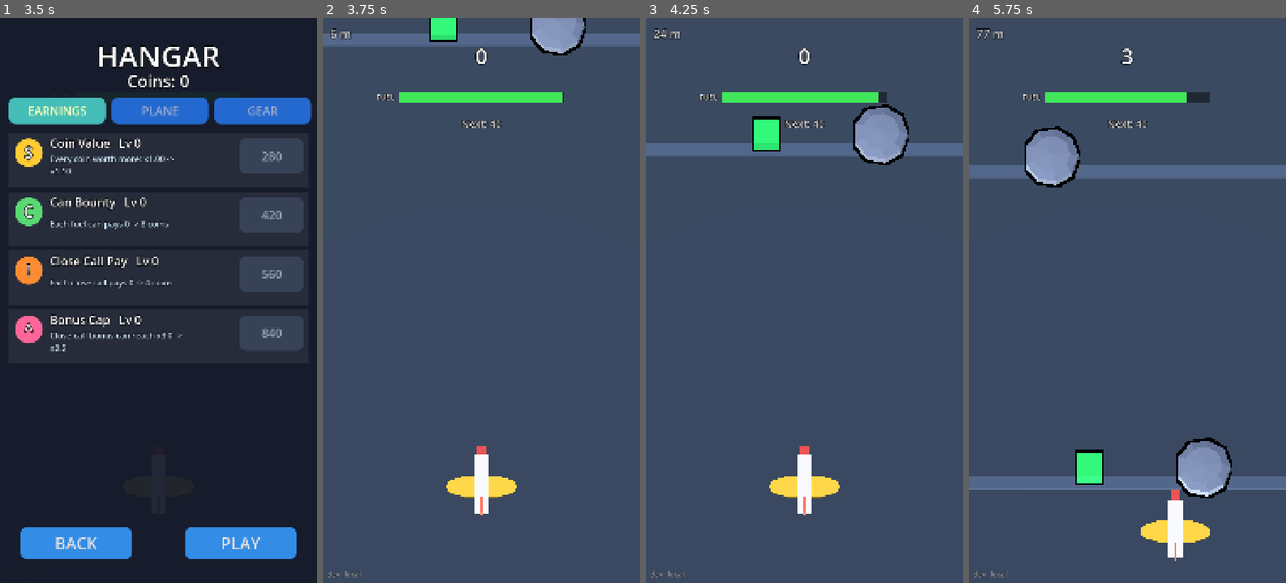
Above: before the commit, frames 1-4 (left to right).
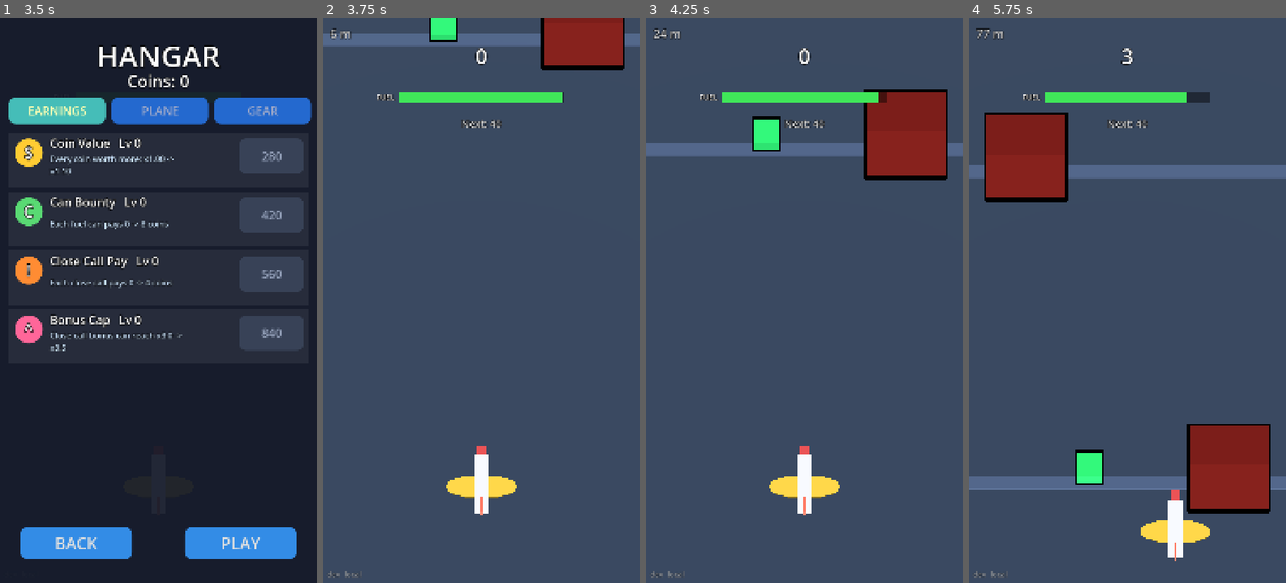
Above: after the commit, the same moments.

Repository: Hotshotted/sky-dodge
Game: Godot game, scene res://scenes/main.tscn
Two runs of this game, one before a commit and one after it. Both use one fixed random seed, a clock stepped at 60 frames per second and the inputs below.
Inputs (mouse positions are in pixels of both pictures, inside the frame that each line leads up to):
- Up to frame 1 (3.5 s): click "PLAY" at 0.5 s; click "PLAY" at 1.25 s; click "Countryside x1 coins Best 0 m…" at 2 s; click "HANGAR" at 2.75 s
- Up to frame 2 (3.75 s): click "PLAY" at 3.5 s
- Up to frame 3 (4.25 s): no input
- Up to frame 4 (5.75 s): move the mouse to (1197, 272) at 4.27 s; click (1197, 272) at 4.42 s; drag from (1064, 328) to (1111, 413) at 5.02 s

Frame 1 is identical in both runs. In frame 2, 2.6% of the frame differs, in the area x 65-96%, y 0-10%; in frame 3, 4.4%; in frame 4, 8.8%, in the area x 4-96%, y 16-88%.

Commit message:
Countryside intensity waves: CALM, BUILD, PEAK, BREATHER cycle with rising difficulty, can/hay multipliers per phase; ?tune shows pattern and phase, button cycles phases
Co-Authored-By: Claude Sonnet 5.5 <noreply@anthropic.com>
Claude-Session: https://claude.ai/code/session_01VXGMnPLKttRReKrjaHu4gF

Diff:
--- a/scripts/Spawner.gd
+++ b/scripts/Spawner.gd
@@ -233,6 +233,10 @@
 	_pat = {}
 	_pat_row = 0
 	pattern_name = ""
+	wave_phase = 0
+	wave_cycle = 0
+	_wave_start = 0.0
+	_wave_apply()
 	_safe_col = Tuning.column_count / 2
 	for i in Tuning.column_count:
 		_prev_open.append(true)  # first row may use any column
@@ -655,6 +659,42 @@
 
 var wave_can_mult := 1.0            # the intensity wave scales how many cans / hay bales the slots give
 var wave_hay_mult := 1.0
+const WAVE_NAMES := ["CALM", "BUILD", "PEAK", "BREATHER"]
+var wave_phase := 0
+var wave_cycle := 0                 # finished CALM-BUILD-PEAK-BREATHER rounds this run
+var _wave_start := 0.0              # run_time when the current phase began
+
+func wave_name() -> String:
+	return "%s #%d" % [WAVE_NAMES[wave_phase], wave_cycle + 1]
+
+## Phases change when a new pattern is about to be chosen (catching up if time jumped).
+func _wave_update() -> void:
+	var guard := 0
+	while guard < 64 and run_time - _wave_start >= Tuning.wave_seconds[wave_phase]:
+		_wave_start += Tuning.wave_seconds[wave_phase]
+		_wave_step()
+		guard += 1
+
+func _wave_step() -> void:
+	wave_phase = (wave_phase + 1) % WAVE_NAMES.size()
+	if wave_phase == 0:
+		wave_cycle += 1
+	_wave_apply()
+
+func _wave_apply() -> void:
+	wave_can_mult = Tuning.wave_can[wave_phase]
+	wave_hay_mult = Tuning.wave_hay[wave_phase]
+
+## ?tune button: jump to the next phase now (the pattern after the current one comes from it).
+func cycle_wave() -> void:
+	_wave_step()
+	_wave_start = run_time
+	_pat = {}
+
+## The pattern difficulty range of the current phase (rises with every finished cycle, except in the BREATHER).
+func wave_range() -> Vector2:
+	var rise := Tuning.wave_rise * wave_cycle if wave_phase != 3 else 0.0
+	return Vector2(minf(Tuning.wave_diff_lo[wave_phase] + rise, 5.0), minf(Tuning.wave_diff_hi[wave_phase] + rise, 5.0))
 
 ## Which columns this row's things block (for Lucky Whiskers cans, cloud fairness and the safe path).
 func _kit_open_flags(row: Row, open: Array[bool]) -> void:
@@ -682,38 +722,45 @@
 	if not open.has(true):   # (never a fully blocked row on paper: the widest gap stays "open")
 		open[open.size() / 2] = true
 
-## The next pattern: difficulty follows the run (a gentle rise; the intensity waves steer it), only patterns built for
-## the current scroll speed, never the same one twice in a row. ?pattern=<name> repeats one pattern.
+## The next pattern, from the current wave phase: its difficulty range, only patterns built for the current scroll speed,
+## never the same one twice in a row. ?pattern=<name> repeats one pattern (the phases still run).
 func _choose_pattern() -> Dictionary:
+	_wave_update()
 	if DebugFlags.pattern != "":
 		var forced := Patterns.find(DebugFlags.pattern)
 		if not forced.is_empty():
 			return forced
-	var target := clampf(1.0 + run_time / 40.0, 1.0, 5.0)
-	var pool: Array[Dictionary] = []
-	var weights: Array[float] = []
+	var rng := wave_range()
+	var slack := 0.5
+	while slack < 6.0:
+		var pool: Array[Dictionary] = []
+		var weights: Array[float] = []
+		for p in Patterns.all():
+			if p["name"] == _pat_last or float(p["diff"]) < rng.x - slack or float(p["diff"]) > rng.y + slack:
+				continue
+			if scroll_speed < float(p["speed"][0]) - 1.0 or scroll_speed > float(p["speed"][1]):
+				continue
+			pool.append(p)
+			var w := 1.0 + 0.5 * (float(p["diff"]) - rng.x)
+			if wave_phase == 3 and Patterns.has_tag(p, "calm"):
+				w *= 4.0   # the breather is nearly empty
+			weights.append(maxf(w, 0.1))
+		if not pool.is_empty():
+			var total := 0.0
+			for w in weights:
+				total += w
+			var roll := randf() * total
+			for i in pool.size():
+				roll -= weights[i]
+				if roll <= 0.0:
+					return pool[i]
+			return pool[-1]
+		slack += 1.0
+	var best: Dictionary = {}   # faster than anything built for: the pattern that holds up best at speed
 	for p in Patterns.all():
-		if p["name"] == _pat_last:
-			continue
-		if scroll_speed < float(p["speed"][0]) - 1.0 or scroll_speed > float(p["speed"][1]):
-			continue
-		pool.append(p)
-		weights.append(maxf(0.1, 2.0 - absf(float(p["diff"]) - target)))
-	if pool.is_empty():   # faster than anything built for: the patterns that hold up best at speed
-		var best: Dictionary = {}
-		for p in Patterns.all():
-			if best.is_empty() or float(p["speed"][1]) > float(best["speed"][1]):
-				best = p
-		return best
-	var total := 0.0
-	for w in weights:
-		total += w
-	var roll := randf() * total
-	for i in pool.size():
-		roll -= weights[i]
-		if roll <= 0.0:
-			return pool[i]
-	return pool[-1]
+		if best.is_empty() or float(p["speed"][1]) > float(best["speed"][1]):
+			best = p
+	return best
 
 func _place_can(row: Row, x: float) -> void:
 	row.has_can = true
--- a/scripts/TunePanel.gd
+++ b/scripts/TunePanel.gd
@@ -60,6 +60,7 @@
 var _button: Button
 var _panel: Control
 var _out: Label
+var _status: Label                # top-left: the pattern being played and the wave phase
 
 func _init() -> void:
 	process_mode = Node.PROCESS_MODE_ALWAYS   # keeps working while the game is paused
@@ -204,6 +205,10 @@
 	grant_row.add_child(level_btn)
 	grant_row.add_child(grant_btn)
 	column.add_child(grant_row)
+	var wave_btn := _make_button("Next wave phase", 30)
+	wave_btn.pressed.connect(cycle_wave)
+	wave_btn.set_meta("debug", "wave_cycle")
+	column.add_child(wave_btn)
 	add_coins.set_meta("debug", "add_coins")
 	reset_save.set_meta("debug", "reset_save")
 	_out = _make_label("", 26, HORIZONTAL_ALIGNMENT_LEFT)
@@ -221,11 +226,23 @@
 	_button.offset_top = 20.0
 	_button.offset_bottom = 96.0
 	_button.pressed.connect(toggle)
+	_status = _make_label("", 24, HORIZONTAL_ALIGNMENT_LEFT)
+	_status.position = Vector2(20.0, 150.0)
+	_status.add_theme_color_override("font_color", Color(1.0, 0.95, 0.5))
+	_button_layer.add_child(_status)
 	_button.visible = false
 	_button_layer.add_child(_button)
 
 func _process(_delta: float) -> void:
 	_button_rect = _button.get_global_rect() if _button.visible else Rect2()
+	var sp = get_parent().spawner
+	_status.text = ("%s | %s" % [sp.pattern_name, sp.wave_name()]) if (sp.kit_on and _button.visible) else ""
+
+## Jump to the next intensity-wave phase (CALM, BUILD, PEAK, BREATHER) now.
+func cycle_wave() -> void:
+	var sp = get_parent().spawner
+	sp.cycle_wave()
+	_out.text = "Wave phase: %s" % sp.wave_name()
 
 ## Show or hide the TUNE button (hidden while the game is still starting up).
 func set_available(on: bool) -> void:
--- a/scripts/Tuning.gd
+++ b/scripts/Tuning.gd
@@ -129,6 +129,15 @@
 ## hay bale in each hay slot (0.10 x 4 = 0.4).
 var pattern_can_chance := 0.3
 var hay_slot_factor := 4.0
+## Intensity waves (Countryside): CALM -> BUILD -> PEAK -> BREATHER, repeating. Per phase: how long it lasts (seconds),
+## the pattern difficulty range it draws from, and how many cans / hay bales its slots give (a multiplier). Every finished
+## cycle adds wave_rise to the difficulty range of CALM, BUILD and PEAK (the BREATHER stays almost empty).
+var wave_seconds: Array[float] = [14.0, 14.0, 12.0, 4.0]
+var wave_diff_lo: Array[float] = [1.0, 2.0, 3.0, 1.0]
+var wave_diff_hi: Array[float] = [2.0, 3.0, 4.0, 1.0]
+var wave_rise := 0.5
+var wave_can: Array[float] = [1.8, 1.0, 0.6, 2.5]
+var wave_hay: Array[float] = [1.8, 1.0, 0.5, 2.5]
 
 # ---------- Maps ----------
 ## Four maps, each a separate run chosen on the start screen. Fields: id, name, unlock_from (the map whose
--- a/tests/smoke_test.gd
+++ b/tests/smoke_test.gd
@@ -25,6 +25,8 @@
 ##   3. ?debug flags parse, and switching an effect off really skips it
 ##   4. plane collision capsules: span matches the wings, rounded corners graze past a cube corner
 ##   5. closest-approach near-miss detection reports the right side
+##   7. Countryside kit: models, hit shapes, close calls for every kind (moving ones too), hay rules, nothing allocated
+##   8. Countryside patterns (data, mirroring, every pattern flyable at its speeds, chaining, ?pattern=) and the intensity waves
 
 var failures: Array[String] = []
 
@@ -2880,23 +2882,67 @@
 		pz_gsp.kit.release_all()
 	check(pz_only_funnel, "with ?pattern=funnel the Countryside plays only that pattern")
 	DebugFlags.parse([])
-	# difficulty follows the run
-	var pz_early := 0.0
-	var pz_late := 0.0
-	for i in 200:
-		pz_gsp.run_time = 1.0
-		pz_gsp.scroll_speed = 9.0
+	# intensity waves: CALM -> BUILD -> PEAK -> BREATHER, repeating, lengths from Tuning
+	pz_gsp.reset(-14.0)
+	pz_gsp.scroll_speed = 10.0
+	var wv_seq: Array[int] = []
+	var wv_starts: Array[float] = []
+	var wv_last := -1
+	var t_w := 0.0
+	while t_w < 130.0:
+		pz_gsp.run_time = t_w
 		pz_gsp._pat = {}
-		pz_gsp._spawn_row(-30.0)
-		pz_early += float(pz_gsp._pat["diff"])
-		pz_gsp._release_row(pz_gsp._rows[-1])
-		pz_gsp.run_time = 200.0
-		pz_gsp._pat = {}
-		pz_gsp._spawn_row(-30.0)
-		pz_late += float(pz_gsp._pat["diff"])
-		pz_gsp._release_row(pz_gsp._rows[-1])
-		pz_gsp.kit.release_all()
-	check(pz_late > pz_early + 100.0, "patterns get harder as the run goes on (mean difficulty %.1f early, %.1f late)" % [pz_early / 200.0, pz_late / 200.0])
+		pz_gsp._choose_pattern()
+		if pz_gsp.wave_phase != wv_last:
+			wv_seq.append(pz_gsp.wave_phase)
+			wv_starts.append(t_w)
+			wv_last = pz_gsp.wave_phase
+		t_w += 0.5
+	var wv_order := wv_seq.size() >= 8
+	for i in wv_seq.size():
+		wv_order = wv_order and wv_seq[i] == i % 4
+	check(wv_order, "the waves run CALM, BUILD, PEAK, BREATHER, CALM ... (%s)" % str(wv_seq))
+	var wv_len_ok := true
+	for i in range(1, mini(wv_starts.size(), 6)):
+		wv_len_ok = wv_len_ok and absf((wv_starts[i] - wv_starts[i - 1]) - tuning.wave_seconds[wv_seq[i - 1]]) < 0.51
+	check(wv_len_ok, "...each phase lasts its wave_seconds %s" % str(tuning.wave_seconds))
+	var wv_mean := {}
+	for cyc in [0, 4]:
+		for ph in 4:
+			pz_gsp.wave_cycle = cyc
+			pz_gsp.wave_phase = ph
+			pz_gsp.run_time = 0.0
+			pz_gsp._wave_start = 0.0
+			var tot := 0.0
+			var calm_n := 0
+			for i in 300:
+				pz_gsp._pat = {}
+				pz_gsp._pat_last = ""
+				var chosen: Dictionary = pz_gsp._choose_pattern()
+				tot += float(chosen["diff"])
+				calm_n += int(P.has_tag(chosen, "calm"))
+			wv_mean[cyc * 10 + ph] = tot / 300.0
+			if ph == 3 and cyc == 0:
+				check(calm_n > 150, "the BREATHER is nearly empty (%d of 300 picks are calm patterns)" % calm_n)
+	check(wv_mean[0] < wv_mean[1] and wv_mean[1] < wv_mean[2] and wv_mean[3] < wv_mean[1], "difficulty climbs CALM < BUILD < PEAK, and the BREATHER is easy (%.1f %.1f %.1f %.1f)" % [wv_mean[0], wv_mean[1], wv_mean[2], wv_mean[3]])
+	check(wv_mean[41] > wv_mean[1] + 0.3 and wv_mean[42] > wv_mean[2] + 0.2 and wv_mean[40] > wv_mean[0], "every phase gets harder over the run (BUILD %.1f -> %.1f, PEAK %.1f -> %.1f)" % [wv_mean[1], wv_mean[41], wv_mean[2], wv_mean[42]])
+	pz_gsp.reset(-14.0)
+	check(pz_gsp.wave_can_mult == tuning.wave_can[0] and tuning.wave_can[0] > tuning.wave_can[2] and tuning.wave_can[3] > tuning.wave_can[1], "CALM and the BREATHER give more cans / hay, the PEAK fewer")
+	# ?tune: the wave button and the status line
+	pz_gsp.run_time = 3.0
+	pz_gsp.cycle_wave()
+	check(pz_gsp.wave_phase == 1 and pz_gsp._pat.is_empty(), "the ?tune button jumps to the next phase and drops the current pattern")
+	for i in 3:
+		pz_gsp.cycle_wave()
+	check(pz_gsp.wave_phase == 0 and pz_gsp.wave_cycle == 1, "...four presses make a full cycle")
+	pz_gsp.apply_map(0)
+	pz_gsp._pat = {}
+	pz_gsp._spawn_row(-30.0)
+	main.tune_panel.set_available(true)
+	main.tune_panel._process(0.0)
+	check(main.tune_panel._status.text == "%s | %s" % [pz_gsp.pattern_name, pz_gsp.wave_name()] and pz_gsp.pattern_name != "", "the ?tune status shows the pattern and the wave phase: \"%s\"" % main.tune_panel._status.text)
+	pz_gsp._release_row(pz_gsp._rows[-1])
+	pz_gsp.kit.release_all()
 	pz_gsp.reset()
 	pz_gsp.kit_enabled = false
 
